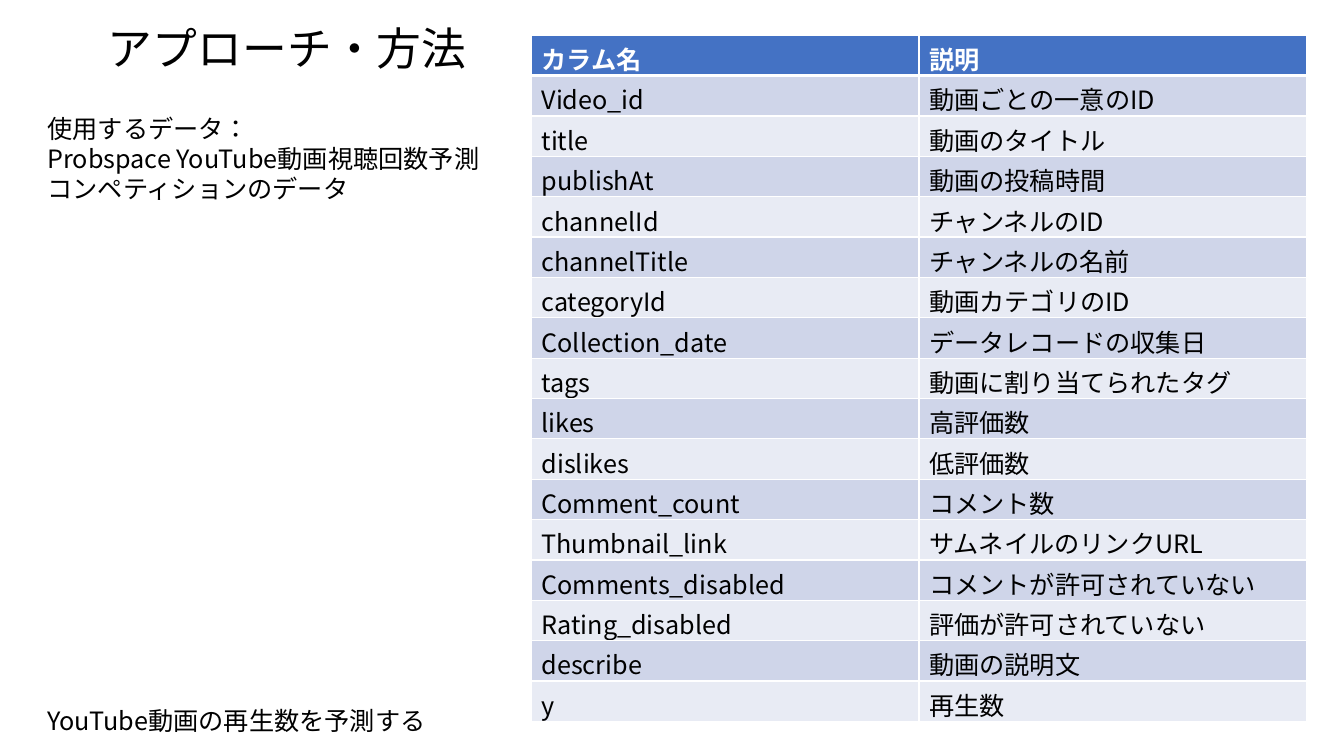
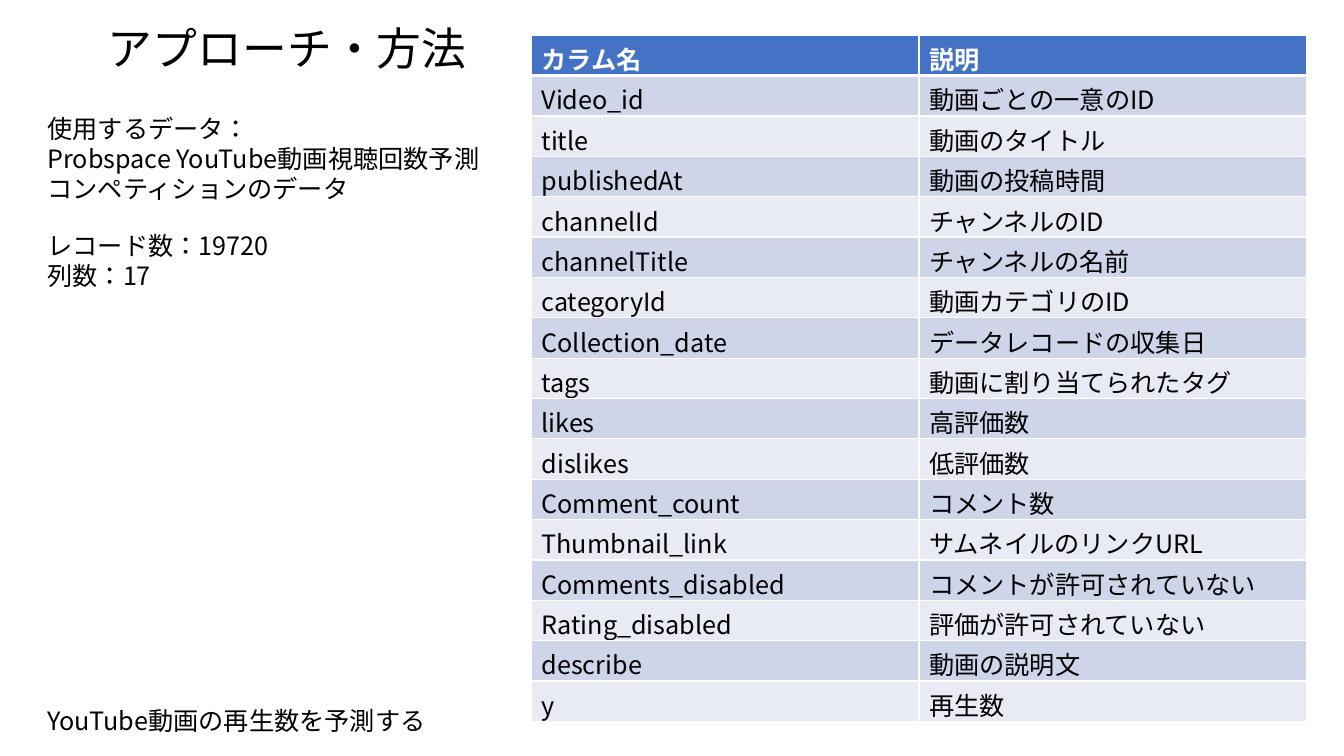
Before and after one commit to tsuru-kazu/research, a slide deck: slide 5 of docs/PD3_interim_report.pptx (slide 6 before the commit). Drawn at 1344x756 pixels with LibreOffice and Linux fonts; fonts in the diff are those of the drawing. Boxes give left, top, right and bottom in pixels: in the first picture for what was removed or moved away, otherwise in the second. Text is boxed around its words. In the diff, an @@ line names an element or a change of style, - is before the commit and + after.

```diff
--- a/docs/PD3_interim_report.pptx
+++ b/docs/PD3_interim_report.pptx
@@ table at box(531, 35, 1306, 725) @@
-row 4, column 1: publishAt
+row 4, column 1: publishedAt
@@ text added at box(47, 233, 268, 287), 18 pt, text #000000 @@
+レコード数：19720
+列数：17
```
Also in this commit, not shown: 5 other slides changed, 1 slide removed, 2 other files.
